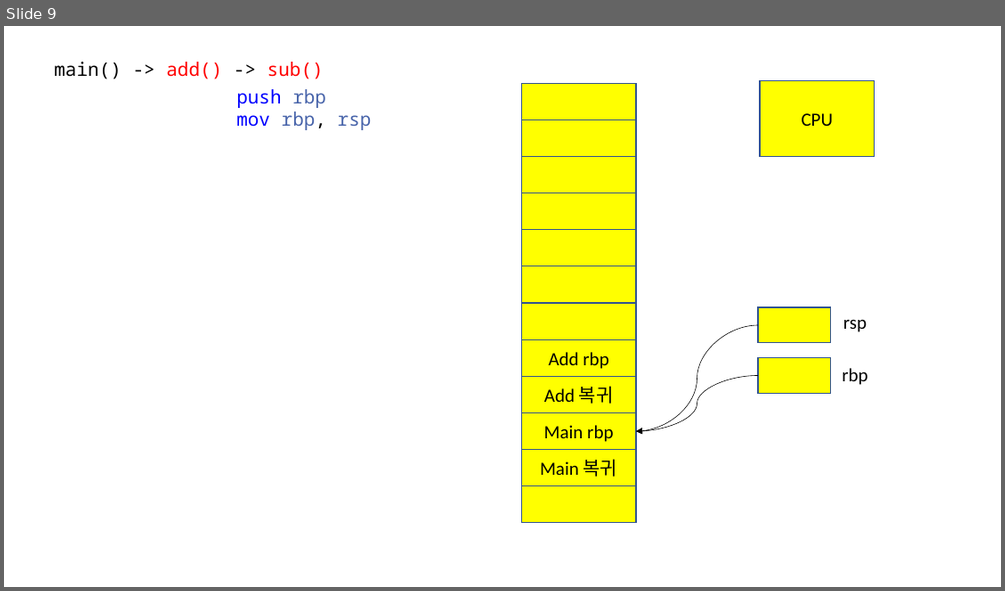
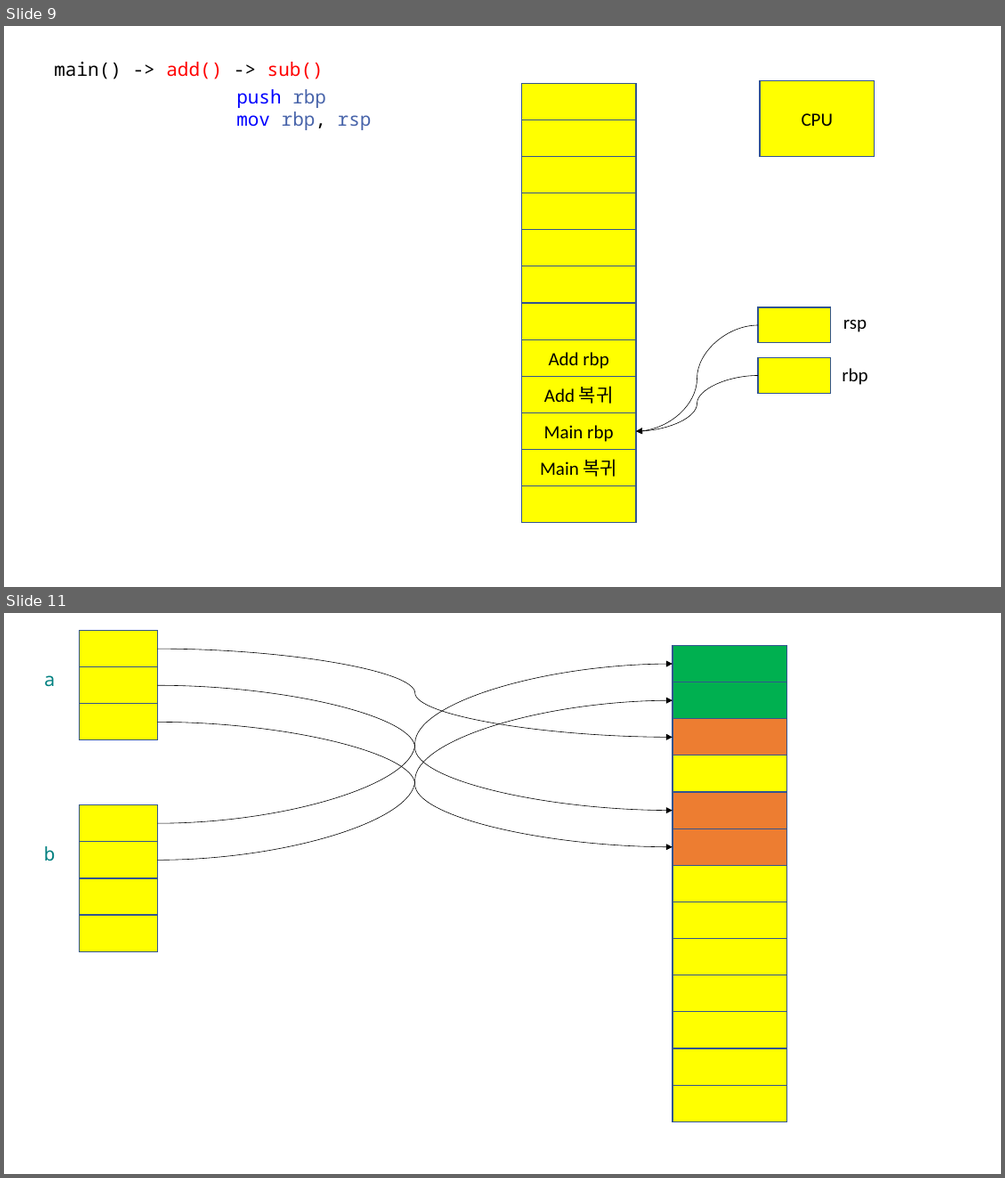
Before and after one commit to Seyoung9304/hyundai_swip, a slide deck: 230216.pptx. Shown one above the other, each under a label of ours: slide 9 before the commit, slides 9 and 11 after it; the slides between them are not shown. The pictures are 1005x591 and 1005x1178 pixels, drawn with LibreOffice and Linux fonts; fonts in the diff are those of the drawing. Boxes give left, top, right and bottom in pixels: in the first picture for what was removed or moved away, otherwise in the second. Text is boxed around its words. In the diff, an @@ line names an element or a change of style, - is before the commit and + after.

```diff
--- a/230216.pptx
+++ b/230216.pptx
@@ slide 11 added at bbox=[4, 613, 1001, 1174], background #FFFFFF @@
@@ rectangle added at bbox=[80, 630, 157, 666], fill #FFFF00, outline #325491 1 pt @@
@@ curved arrow added from (157, 649) to (672, 737), #000000 0.5 pt @@
@@ curved arrow added from (157, 823) to (672, 664), #000000 0.5 pt @@
@@ rectangle added at bbox=[672, 645, 787, 682], fill #00B050, outline #325491 1 pt @@
@@ text added at bbox=[44, 675, 56, 686], 18 pt, text #008080 @@
+a
@@ rectangle added at bbox=[80, 666, 157, 704], fill #FFFF00, outline #325491 1 pt @@
@@ curved arrow added from (157, 686) to (672, 811), #000000 0.5 pt @@
@@ rectangle added at bbox=[672, 682, 787, 718], fill #00B050, outline #325491 1 pt @@
@@ rectangle added at bbox=[80, 704, 157, 740], fill #FFFF00, outline #325491 1 pt @@
@@ curved arrow added from (157, 860) to (672, 700), #000000 0.5 pt @@
@@ rectangle added at bbox=[672, 718, 787, 755], fill #ED7D31, outline #325491 1 pt @@
@@ curved arrow added from (157, 722) to (672, 847), #000000 0.5 pt @@
@@ rectangle added at bbox=[672, 755, 787, 792], fill #FFFF00, outline #325491 1 pt @@
@@ rectangle added at bbox=[672, 792, 787, 828], fill #ED7D31, outline #325491 1 pt @@
@@ rectangle added at bbox=[80, 805, 157, 842], fill #FFFF00, outline #325491 1 pt @@
@@ text added at bbox=[44, 846, 56, 861], 18 pt, text #008080 @@
+b
@@ rectangle added at bbox=[80, 842, 157, 878], fill #FFFF00, outline #325491 1 pt @@
@@ rectangle added at bbox=[672, 828, 787, 865], fill #ED7D31, outline #325491 1 pt @@
@@ rectangle added at bbox=[80, 878, 157, 915], fill #FFFF00, outline #325491 1 pt @@
@@ rectangle added at bbox=[672, 865, 787, 901], fill #FFFF00, outline #325491 1 pt @@
@@ rectangle added at bbox=[672, 901, 787, 938], fill #FFFF00, outline #325491 1 pt @@
@@ rectangle added at bbox=[80, 915, 157, 952], fill #FFFF00, outline #325491 1 pt @@
@@ rectangle added at bbox=[672, 938, 787, 975], fill #FFFF00, outline #325491 1 pt @@
@@ rectangle added at bbox=[672, 975, 787, 1012], fill #FFFF00, outline #325491 1 pt @@
@@ rectangle added at bbox=[672, 1012, 787, 1048], fill #FFFF00, outline #325491 1 pt @@
@@ rectangle added at bbox=[672, 1048, 787, 1085], fill #FFFF00, outline #325491 1 pt @@
@@ rectangle added at bbox=[672, 1085, 787, 1121], fill #FFFF00, outline #325491 1 pt @@
```
Also in this commit, not shown: 1 other slide added, 1 other file.
